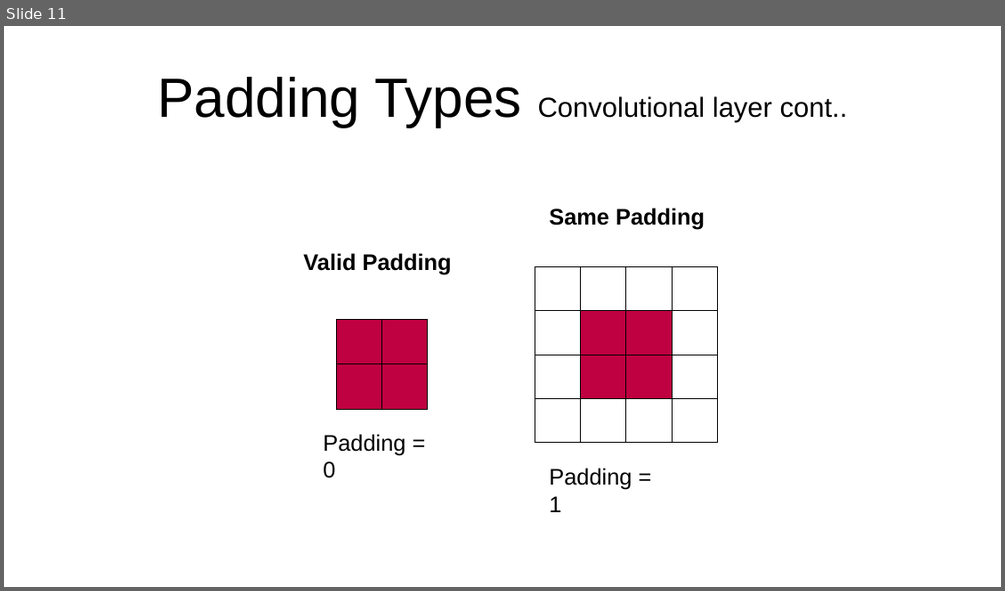
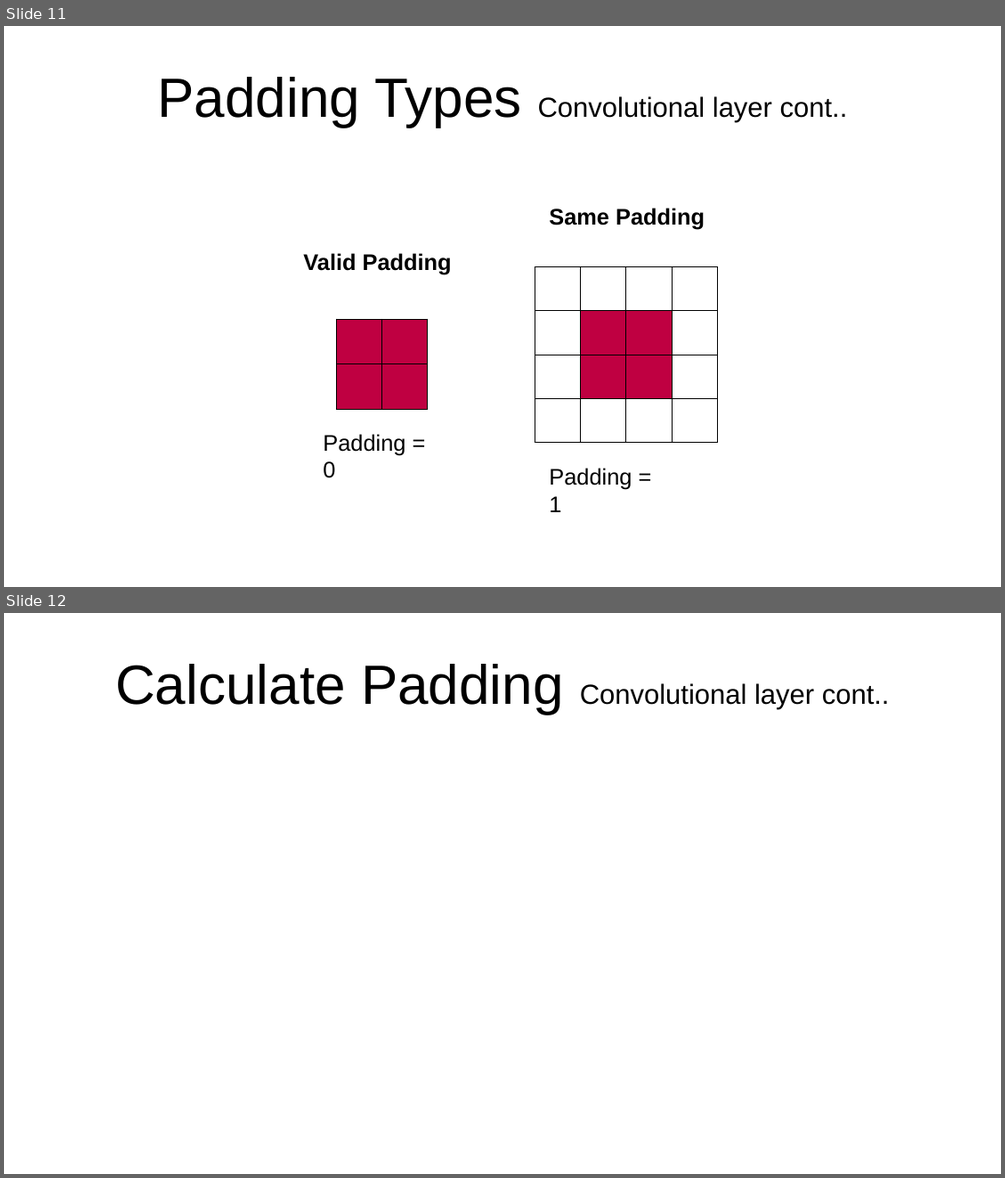
Before and after one commit to MoatasemGamal/ConvNN, a slide deck: CNN.pptx. Shown one above the other, each under a label of ours: slide 11 before the commit, slides 11 and 12 after it. The pictures are 1005x591 and 1005x1178 pixels, drawn with LibreOffice and Linux fonts; fonts in the diff are those of the drawing. Boxes give left, top, right and bottom in pixels: in the first picture for what was removed or moved away, otherwise in the second. Text is boxed around its words. In the diff, an @@ line names an element or a change of style, - is before the commit and + after.

```diff
--- a/CNN.pptx
+++ b/CNN.pptx
@@ slide 12 added at [4, 613, 1001, 1174], background #FFFFFF @@
@@ title added at [115, 664, 890, 714], 22 pt, text #000000 @@
+Calculate Padding Convolutional layer cont..
```
Also in this commit, not shown: 3 slides changed, 1 other slide added.
